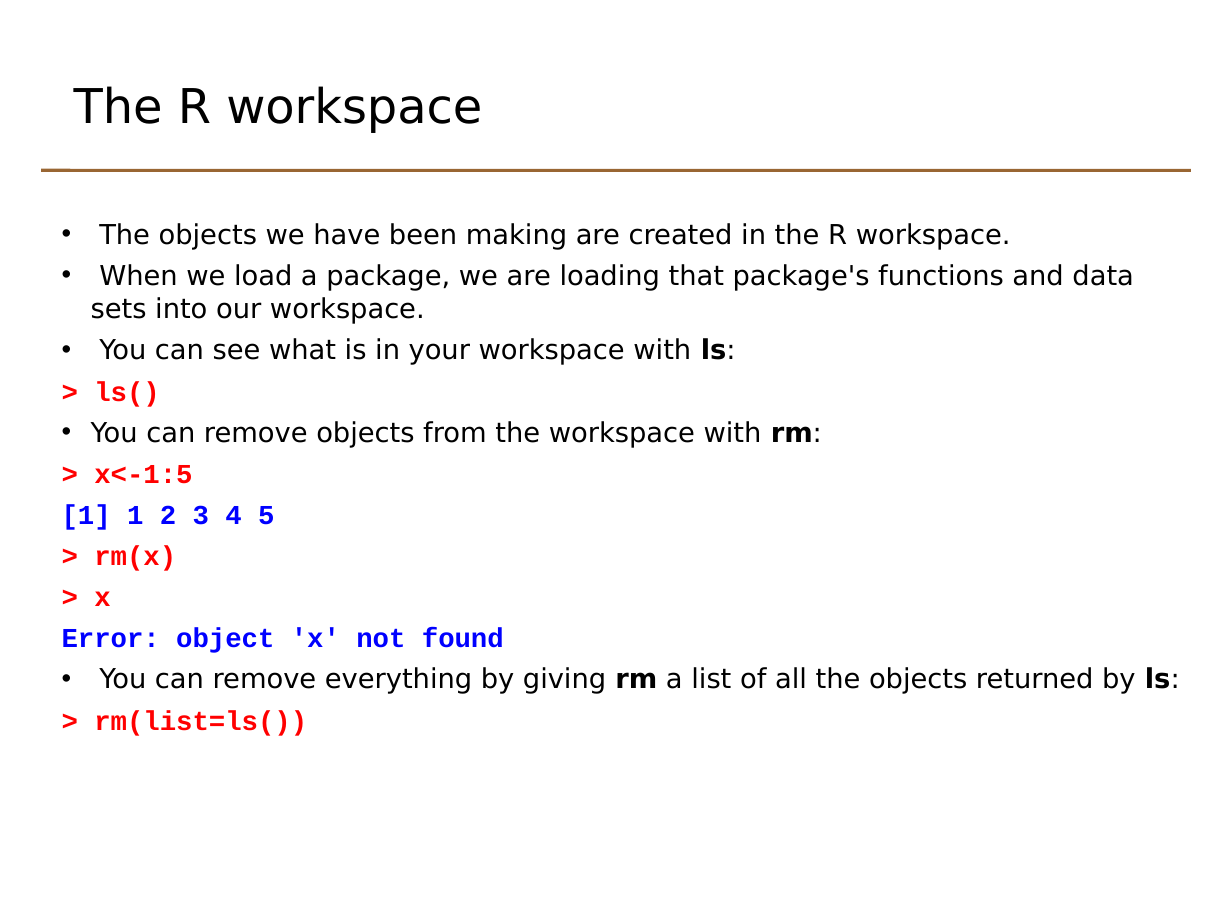
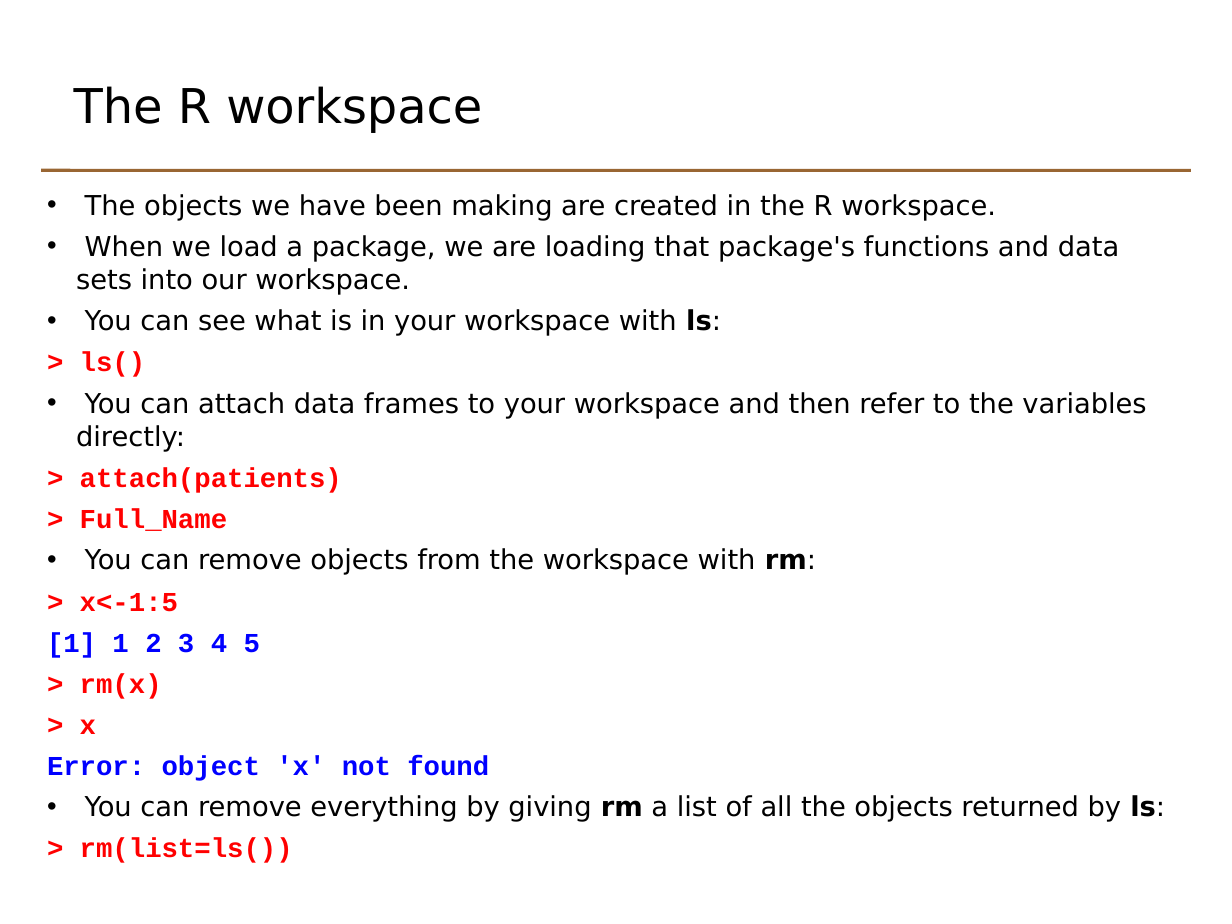
Before and after one commit to lgatto/TeachingMaterial, a slide deck: slide 6 of odp/basicr_day1_4_programming_techniques.odp. Drawn at 1232x924 pixels with LibreOffice and Linux fonts; fonts in the diff are those of the drawing. Boxes give left, top, right and bottom in pixels: in the first picture for what was removed or moved away, otherwise in the second. Text is boxed around its words. In the diff, an @@ line names an element or a change of style, - is before the commit and + after.

Commit message:
Introduce attach on workspace slide

```diff
--- a/odp/basicr_day1_4_programming_techniques.odp
+++ b/odp/basicr_day1_4_programming_techniques.odp
@@ text "The objects we have been ..." moved from (x1=62, y1=223, x2=1180, y2=736) to (x1=47, y1=194, x2=1165, y2=863) @@
@@ text at (x1=76, y1=392, x2=1146, y2=531): paragraphs added @@
+• You can attach data frames to your workspace and then refer to the variables directly:
+> attach(patients)
+> Full_Name
```
Also in this commit, not shown: 1 other file.
